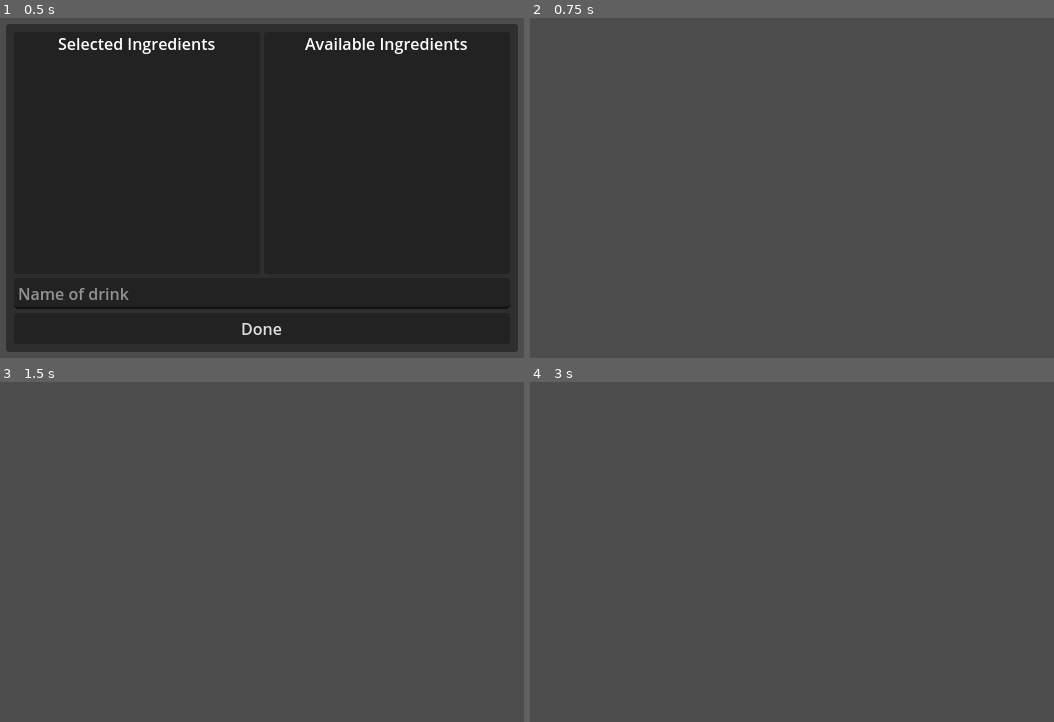
Above: before the commit, frames 1-4 (two rows, left to right).
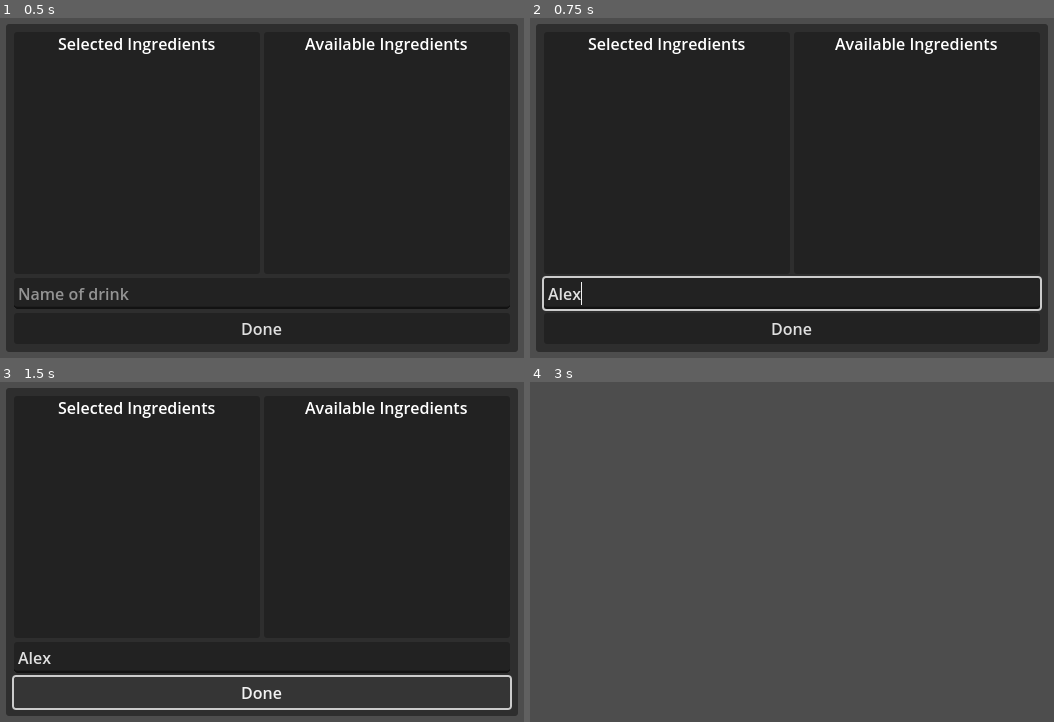
Above: after the commit, the same moments.

Repository: HiccupEnthusiast/popcorn-gamejam
Game: Godot game, scene res://world/cafe/design.tscn
Two runs of this game, one before a commit and one after it. Both use one fixed random seed, a clock stepped at 60 frames per second and the inputs below. This scene is started directly instead of the project's main scene.
Inputs (mouse positions are in pixels of both pictures, inside the frame that each line leads up to):
- Up to frame 1 (0.5 s): no input
- Up to frame 2 (0.75 s): click (792, 293) at 0.52 s; type "Alex" at 0.6 s
- Up to frame 3 (1.5 s): click (262, 691) at 1.25 s, where only the run after the commit has a clickable "Done"
- Up to frame 4 (3 s): click (792, 691) at 2 s, where only the run after the commit has a clickable "Done"; tap Enter (confirm) at 2.75 s; move the mouse to (933, 535) at 2.77 s; hold D (move_right) from 2.78 s (still down); hold Enter (confirm) from 2.78 s (still down)

Frame 1 is identical in both runs. In frame 2, 94% of the frame differs, in the area x 1-99%, y 1-99%; in frame 3, 86%; in frame 4, nothing differs.
Error in both runs: Invalid call. Nonexistent function 'items_values' in base 'Nil'. (res://world/cafe/design.gd:39)

Commit message:
feat: Improve ergonomics of design panel

Diff:
--- a/world/cafe/design.gd
+++ b/world/cafe/design.gd
@@ -41,6 +41,7 @@
 		button.text = entry.item.name
 		button.focus_mode = Control.FOCUS_NONE
 		button.pressed.connect(func():
+			drink_name.grab_focus()
 			if selected_items.has(entry.item.name):
 				selected_items[entry.item.name].add()
 			else:
@@ -50,16 +51,23 @@
 				nb.button.pressed.connect(func():
 					if nb.sub():
 						selected_items.erase(nb.ingredient.name)
+					drink_name.grab_focus()
 					)
 
 			)
 		available_contatiner.add_child(button)
 
 func _input(_event: InputEvent) -> void:
-	if Input.is_action_pressed("move_up") or \
+	if Input.is_action_pressed("ui_cancel"):
+		if drink_name.has_focus():
+			drink_name.release_focus()
+		else:
+			queue_free()
+	if (Input.is_action_pressed("move_up") or \
 	Input.is_action_pressed("move_down") or \
 	Input.is_action_pressed("move_left") or \
-	Input.is_action_pressed("move_right"):
+	Input.is_action_pressed("move_right")) and \
+	!drink_name.has_focus():
 		queue_free()
 	if Input.is_action_pressed("confirm"):
 		get_viewport().set_input_as_handled()
